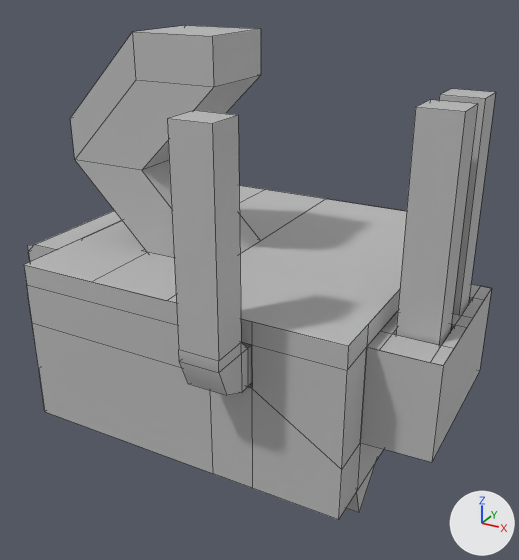
What one commit did to the FBX model Assets/Level Components/cgd_3_1.fbx.
Both versions are drawn from a camera (50 mm lens) standing at (5.18, -9.46, 6.6) and looking at (0.03, -0.09, 1.91). Arrows for +X, +Y and +Z are at lower right; the lights stay in place. Mesh edges are drawn as thin lines. Where no turn or scale is listed for an object, it has been applied to the vertices. Vertices at the same position are counted once.
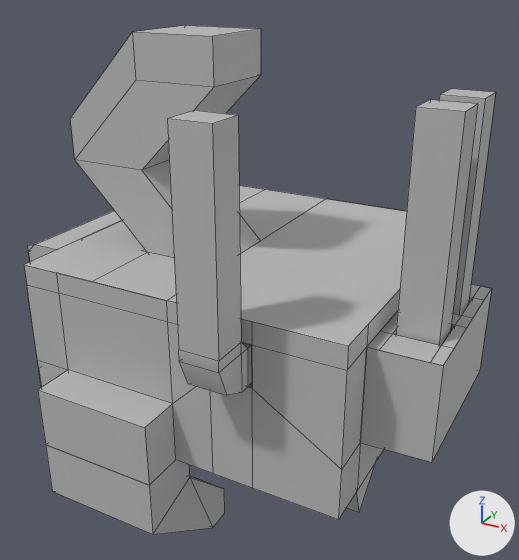
Where the change shows, as pixel boxes [x1, y1, x2, y2] in the pictures (519 x 560 px):
```json
{"object": "mesh_21", "change": "added", "after": [46, 445, 224, 534]}
{"part": 1, "of": "me_mesh_2mesh", "change": "built on", "before": [27, 285, 213, 473], "after": [24, 265, 213, 485]}
```

Scene script edits in JSON lines:
```json
{"op": "add", "block": "mat_materials_dev_reflectivity_30_vmat_011", "code": ["mat_materials_dev_reflectivity_30_vmat_011 = principled_material('materials/dev/reflectivity_30.vmat.011')", "mat_materials_dev_reflectivity_30_vmat_011.base_color = (0.5, 0.5, 0.5)  # grey #bcbcbc"]}
{"block": "me_mesh_2mesh", "where": "# used by ob_mesh_2; location = (0.0, 0.0, 0.0)"}
{"op": "remove", "block": "me_mesh_2mesh", "code": "me_mesh_2mesh.from_pydata(...)  # 32 vertices, 19 faces; spans x -2.56..2.56, y -2.56..2.56, z 0.0..2.56"}
{"op": "add", "block": "me_mesh_2mesh", "code": "me_mesh_2mesh.from_pydata(...)  # 44 vertices, 28 faces; spans x -2.56..2.56, y -3.2..2.56, z 0.0..2.56"}
{"block": "me_mesh_2mesh", "change": "me_mesh_2mesh part 1: 1 vertex moved from x -2.56, y -2.56, z 1.6 to x -2.56, y -2.56, z 0.96; 12 vertices added at x -1.92..0.0, y -3.2..-2.56, z 0.0..2.56"}
{"op": "add", "block": "me_mesh_21mesh", "code": ["me_mesh_21mesh = bpy.data.meshes.new('mesh_21Mesh')", "me_mesh_21mesh.from_pydata([(-0.96, -0.32, 0.0), (0.96, 0.64, 0.0), (-0.96, 0.64, 0.0), (0.96, -0.32, 0.0), (0.96, 0.64, -0.54), (-0.96, 0.64, -0.54), (-0.96, -0.32, -0.88), (0.96, -0.32, -0.88), (0.96, 1.23, -2.0), (-0.96, 1.23, -2.0), (0.96, 1.6, -1.46), (-0.96, 1.6, -1.46), (-0.96, 1.6, -2.0), (0.96, 1.6, -2.0)], [], [(3, 1, 4, 7), (1, 2, 5, 4), (2, 0, 6, 5), (0, 3, 7, 6), (8, 9, 6, 7), (4, 8, 7), (9, 5, 6), (10, 11, 12, 13), (8, 4, 10, 13), (4, 5, 11, 10), (5, 9, 12, 11), (9, 8, 13, 12)])", "me_mesh_21mesh.materials.append(mat_materials_dev_reflectivity_30_vmat_011)  # its picture is missing"]}
{"op": "add", "block": "ob_mesh_21", "code": ["ob_mesh_21 = bpy.data.objects.new('mesh_21', me_mesh_21mesh)", "ob_mesh_21.location = (-0.96, -2.88, 0.0)"]}
```
